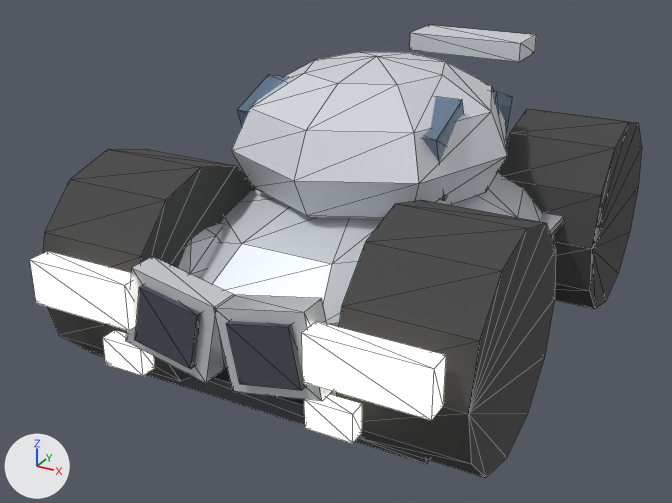
A saved change to the glTF model navigacio/models/bmw3.glb.
Before and after are seen from a 50 mm lens placed at (1.51, -3.09, 1.82), pointed at (-0.12, -0.14, 0.35). Lighting does not change. The marker at lower left points along +X, +Y and +Z. The picture after the commit comes second. Mesh edges are drawn as thin lines. Where no turn or scale is listed for an object, it has been applied to the vertices. Vertices at exactly the same position are counted once.

The scene before the commit, as lines of its bpy script (objects in view):
```python
me_bmw3 = bpy.data.meshes.new('bmw3')
me_bmw3.from_pydata(...)  # 681 vertices, 1202 faces; spans x -0.79..0.79, y -1.13..1.1, z 0.0..1.11
# faces by material slot: [466, 112, 180, 172, 176, 48, 48]
me_bmw3.materials.append(mat_paint)  # white #dce1e7
me_bmw3.materials.append(mat_glass)  # blue #617c99
me_bmw3.materials.append(mat_chrome)  # white #eff1f6
me_bmw3.materials.append(mat_trim)  # dark grey #494d56
me_bmw3.materials.append(mat_rubber)  # dark grey #454545
me_bmw3.materials.append(mat_tail)  # red #e5454b, glowing red #ff5945
me_bmw3.materials.append(mat_head)  # white #fafcf3, glowing pale yellow #fffae7
ob_bmw3 = bpy.data.objects.new('bmw3', me_bmw3)
ob_bmw3.location = (0.0, 0.0, 0.0)
```
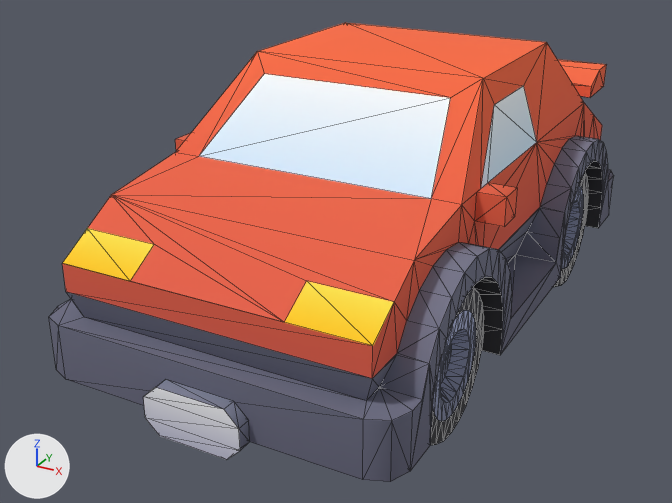
Where the change shows, as pixel boxes [x1, y1, x2, y2] in the pictures (672 x 503 px):
'bmw3', reshaped, moved, recoloured (8% narrower)
    before: [30, 25, 642, 478]
    after: [49, 23, 614, 482]
'wheel-front-left', added
    after: [430, 287, 484, 445]
'wheel-back-left', added
    after: [553, 172, 588, 287]
'spoiler', added (red)
    after: [557, 59, 606, 97]
part 1 of me_bmw3, rebuilt
    before: [198, 173, 555, 327]
    after: [49, 23, 614, 482]
part 2 of me_bmw3, added
    after: [143, 380, 250, 460]
part 3 of me_bmw3, deleted
    before: [30, 25, 642, 478]

What the commit changed:
Picture 'colormap' (img_colormap) is new.
Material 'colormap' (mat_colormap) is new.
Uses the picture img_colormap.
me_bmw3 is used by ob_bmw3; location (0.0, 0.0, 0.0).
me_bmw3 had 681 vertices, 1202 faces and spanned x -0.79..0.79, y -1.13..1.1, z 0.0..1.11.
me_bmw3 no longer uses material mat_paint (white #dce1e7).
me_bmw3 no longer uses material mat_glass (blue #617c99).
me_bmw3 no longer uses material mat_chrome (white #eff1f6).
me_bmw3 no longer uses material mat_trim (dark grey #494d56).
me_bmw3 no longer uses material mat_rubber (dark grey #454545).
me_bmw3 no longer uses material mat_tail (red #e5454b, glowing red #ff5945).
me_bmw3 no longer uses material mat_head (white #fafcf3, glowing pale yellow #fffae7).
me_bmw3 now has 365 vertices, 711 faces and spans x -0.65..0.65, y -1.27..1.27, z 0.0..0.95.
me_bmw3 part 1: the loose piece of 67 vertices spanning x -0.71..0.71, y -0.87..0.83, z 0.04..0.7 is rebuilt with 333 vertices and now spans x -0.65..0.65, y -1.23..1.23, z 0.05..0.95, in mat_colormap.
me_bmw3 part 2: a new loose piece of 16 vertices spanning x -0.17..0.17, y -1.27..-1.23, z 0.0..0.17, in mat_colormap.
me_bmw3 part 3: 38 loose pieces with 614 vertices, spanning x -0.79..0.79, y -1.13..1.1, z 0.0..1.11, are deleted.
Other edits to the shape of me_bmw3 do not show in these pictures.
me_bmw3 gains material mat_colormap.
Mesh me_wheel_front_left is new.
It has 216 vertices, 332 faces and spans x -0.05..0.3, y -0.3..0.3, z -0.3..0.3.
It uses material mat_colormap.
Mesh me_spoiler is new.
It has 26 vertices, 48 faces and spans x -0.55..0.55, y -0.119..0.119, z 0.0..0.3.
It uses material mat_colormap.
Object 'bmw3' (ob_bmw3) moves from (0.0, 0.0, 0.0) to (0.0, 0.025, 0.15).
Object 'wheel-front-left' (ob_wheel_front_left) is new; it shows me_wheel_front_left.
Its location is (0.3, -0.66, 0.3).
Object 'wheel-back-left' (ob_wheel_back_left) is new; it shows a copy of me_wheel_front_left.
Its location is (0.3, 0.66, 0.3).
Object 'spoiler' (ob_spoiler) is new; it shows me_spoiler.
Its location is (0.0, 1.069, 0.6).
